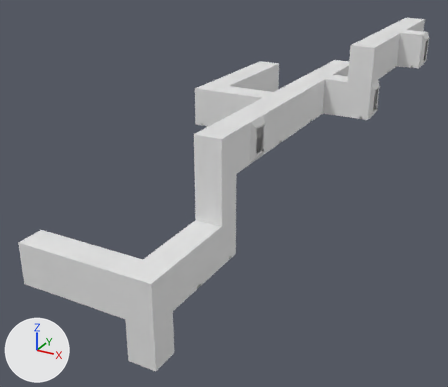
A saved change to the OBJ model Assets/Meshes/Rooms/Room_4.obj.
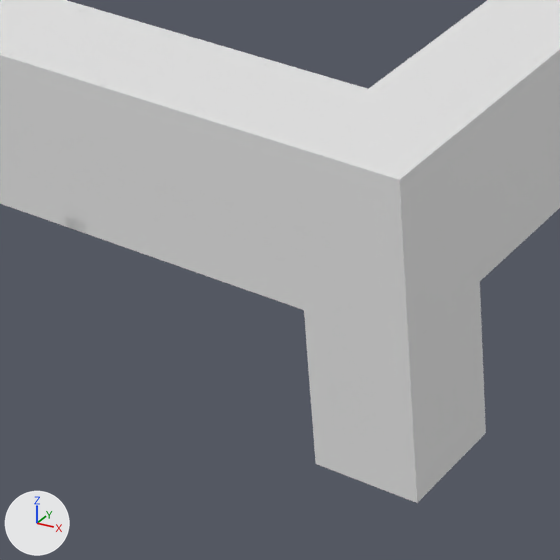
Each version appears first whole from a 50 mm camera at (110.5, -85.0, 85.1) aimed at (18.6, 82.1, 1.5), and next in a close-up on the part from 10% to 43% of the width and 61% to 100% of the height. The axes (+X, +Y, +Z) are drawn at lower left. The lights are the same throughout. Where no turn or scale is listed for an object, it has been applied to the vertices. Vertices at the same position are counted once.

Objects in the first close-up: 'Room1_low_Cube.14118'.
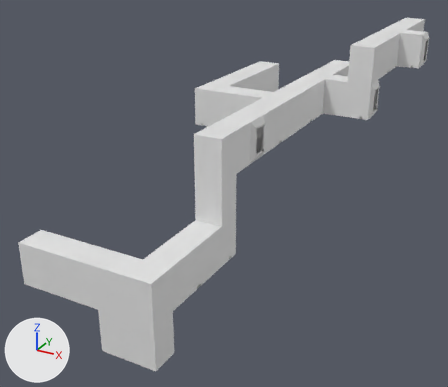
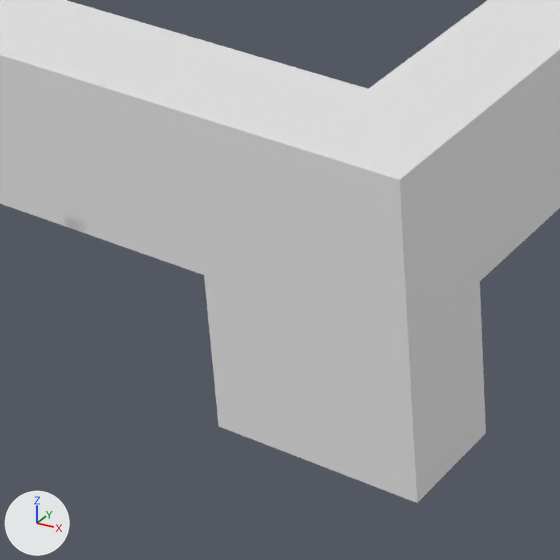
Location of each change, (x1, y1, x2, y2) in pixels of the close-ups (560 x 560 px):
part 1 of me_room1_low_cube_14118, cut back: after (204, 275, 331, 464)

The change, as a list of edits to the scene's bpy script:
```text
Change me_room1_low_cube_14118:
    used by ob_room1_low_cube_14118; location = (0.0, 0.0, 0.0)
    remove me_room1_low_cube_14118.from_pydata(...)  # 24085 vertices, 43872 faces; spans x 0.0..65.0, y 10.0..186.0, z -12.0..48.0
    add me_room1_low_cube_14118.from_pydata(...)  # 23911 vertices, 43584 faces; spans x 0.0..65.0, y 10.0..186.0, z -12.0..48.0
    me_room1_low_cube_14118 part 1: 19 vertices moved from x 0.0..24.0, y 10.0..17.0, z 0.0..2.0 to x 0.0..24.0, y 10.0..18.0, z -12.0..2.0; 161 vertices removed from x 24.0..38.0, y 10.0..18.0, z 0.0..12.0; 11 vertices added at x 24.0..32.0, y 10.0..18.0, z -12.0..3.0
```
